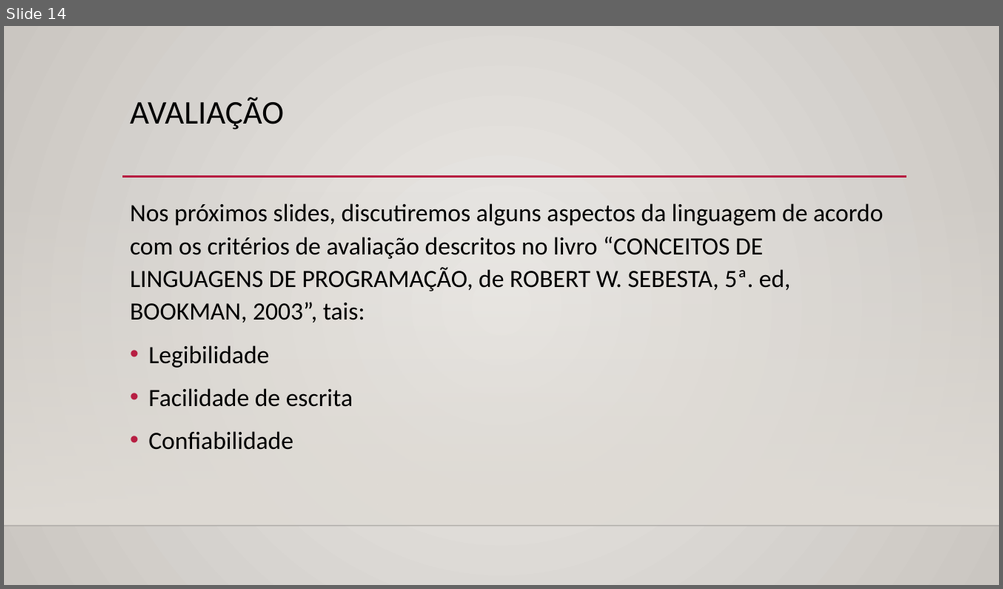
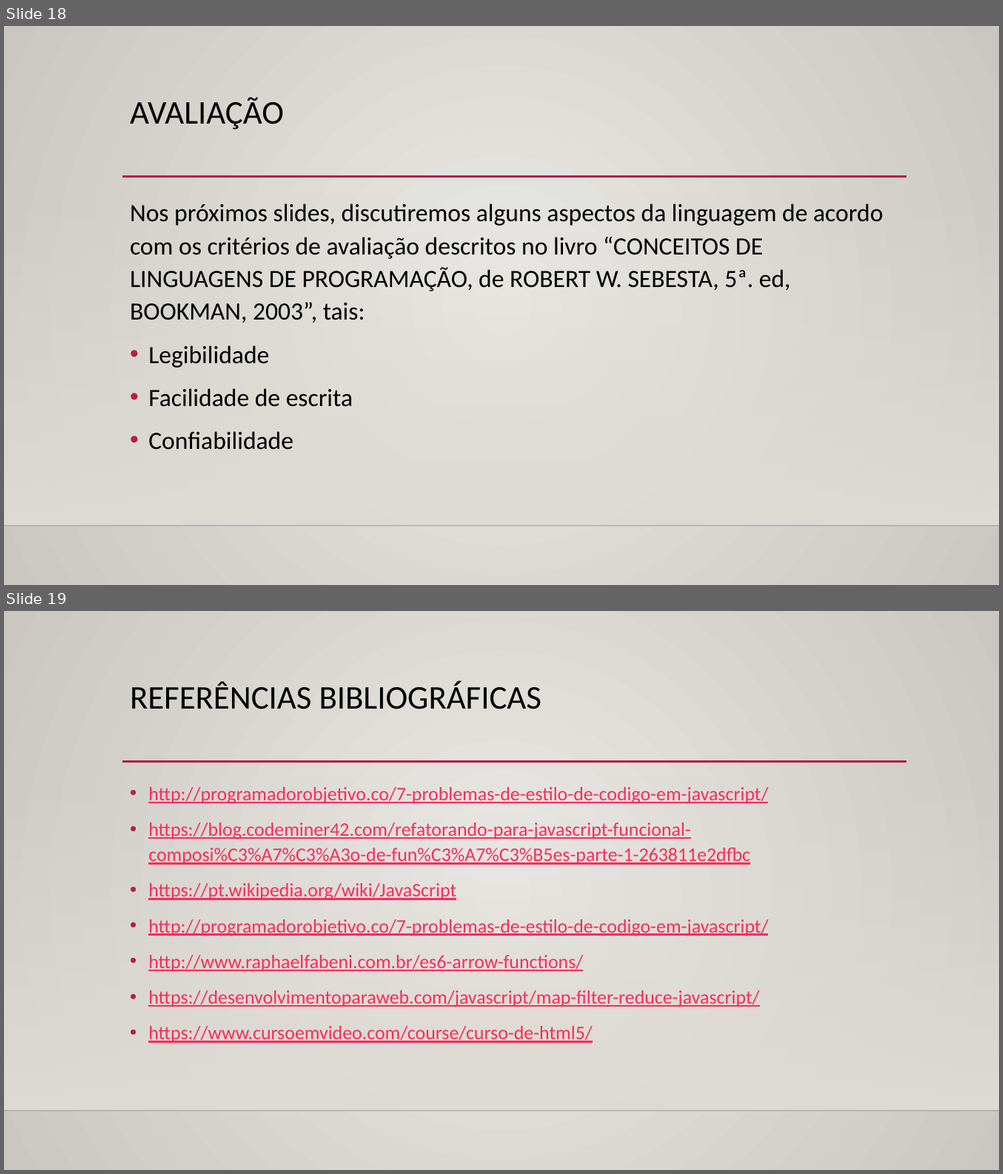
Before and after one commit to TheSennin/Arquivos_Facul, a slide deck: Paradigmas de linguagens de programação/seminário paradigmas/Apresentação1.pptx. Shown one above the other, each under a label of ours: slide 14 before the commit, slides 18 and 19 after it. The pictures are 1003x589 and 1003x1174 pixels, drawn with LibreOffice and Linux fonts; fonts in the diff are those of the drawing; background and template pictures are left out. Boxes give left, top, right and bottom in pixels: in the first picture for what was removed or moved away, otherwise in the second. Text is boxed around its words. In the diff, an @@ line names an element or a change of style, - is before the commit and + after.

```diff
--- a/Paradigmas de linguagens de programação/seminário paradigmas/Apresentação1.pptx
+++ b/Paradigmas de linguagens de programação/seminário paradigmas/Apresentação1.pptx
@@ slide 19 added at [4,611,999,1170], background gradient #ECEAE7 to #CAC7C1; not listed: 3 template elements that a slide beside it also shows @@
@@ title added at [130,681,541,709], 32 pt, text #000000 @@
+REFERÊNCIAS BIBLIOGRÁFICAS
@@ text added at [148,787,768,1043], 18.5 pt, text #FA2B5C, underline @@
+• http://programadorobjetivo.co/7-problemas-de-estilo-de-codigo-em-javascript/
+• https://blog.codeminer42.com/refatorando-para-javascript-funcional-composi%C3%A7%C3%A3o-de-fun%C3%A7%C3%B5es-parte-1-263811e2dfbc
+• https://pt.wikipedia.org/wiki/JavaScript
+• http://programadorobjetivo.co/7-problemas-de-estilo-de-codigo-em-javascript/
+• http://www.raphaelfabeni.com.br/es6-arrow-functions/
+• https://desenvolvimentoparaweb.com/javascript/map-filter-reduce-javascript/
+• https://www.cursoemvideo.com/course/curso-de-html5/
@@ what was slide 14 is now slide 18 @@
```
Also in this commit, not shown: 6 slides changed, 4 other slides added.
